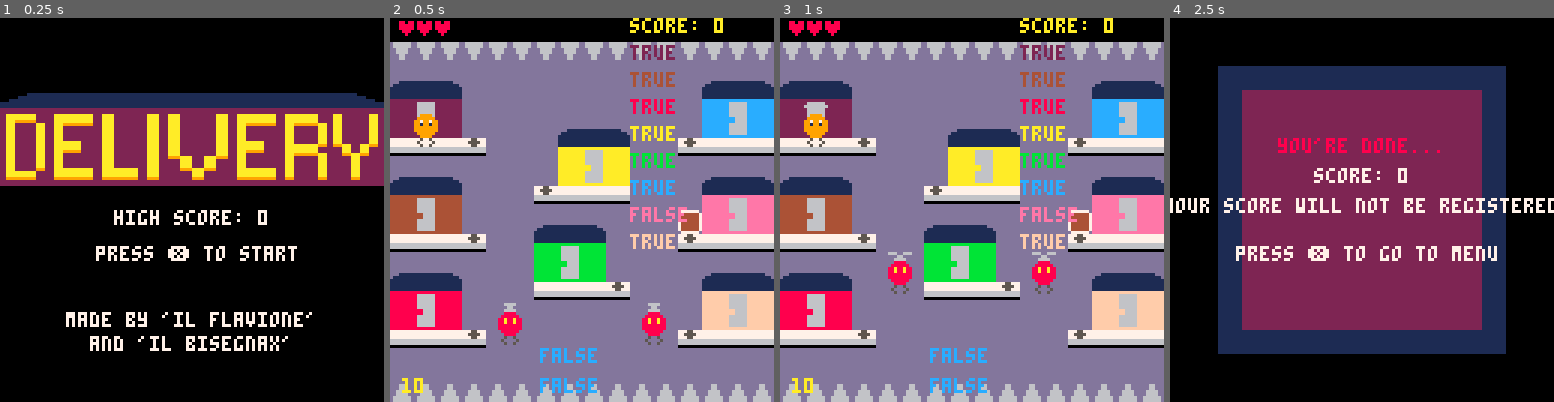
Above: before the commit, frames 1-4 (left to right).
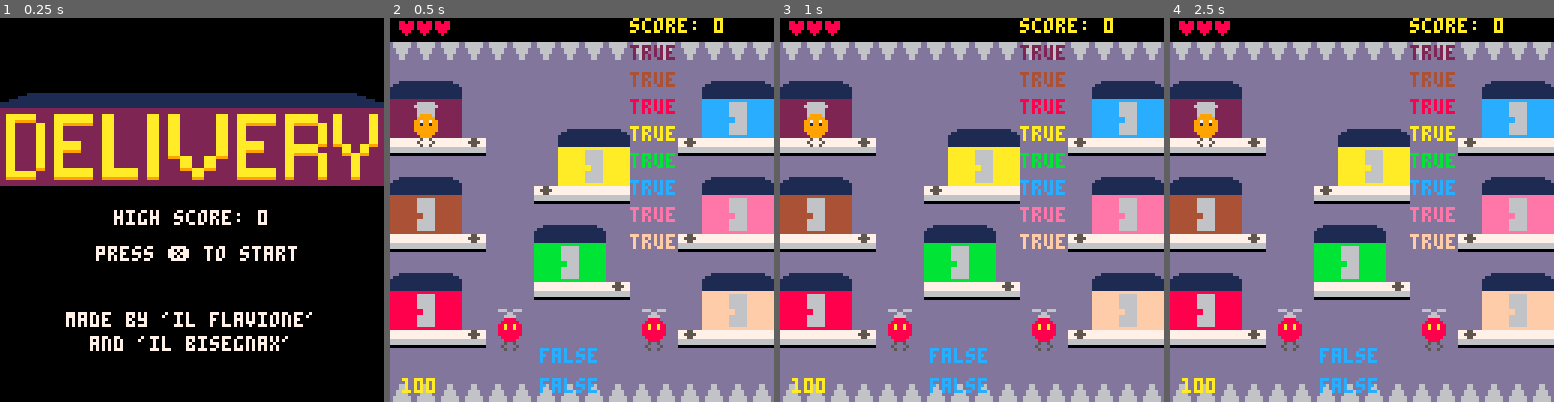
Above: after the commit, the same moments.

Repository: FlavioIero/Delivery
Game: PICO-8 cartridge atari.p8
Two runs of this game, one before a commit and one after it. Both use one fixed random seed, a clock stepped at 60 frames per second and the inputs below.
Inputs:
- Up to frame 1 (0.25 s): no input
- Up to frame 2 (0.5 s): tap X (X key) at 0.33 s
- Up to frame 3 (1 s): no input
- Up to frame 4 (2.5 s): tap X (X key) at 1.07, 1.85 s; hold Right 1.6-2.1 s; hold Up 2.15-2.42 s; hold Right from 2.47 s (still down)

Frame 1 is identical in both runs. In frame 2, 1.3% of the frame differs, in the area x 6-82%, y 22-98%; in frame 3, 2.3%; in frame 4, 92%, in the area x 0-100%, y 0-100%.

Commit message:
added SFXs

Diff:
--- a/atari.p8
+++ b/atari.p8
@@ -11,6 +11,12 @@
 gm = {}
 e = {}
 p = {}
+
+-- change the values down here
+-- in the function reset_var()
+-- game var
+local game_start = 0
+local game_start_frm = 0
 
 -- menu-var
 local show_start = 20
@@ -50,10 +56,9 @@
 end
 
 function update_game()
-	-- debug
-	do
-		--move_boxes()
-	end
+	game_start_frm += 1
+	if game_start_frm < game_start then
+		return end
 	gm:update()
 	for k,v in pairs(e) do
 		v:update()
@@ -83,6 +88,7 @@
 	if btnp(❎) then
 		state = game_states.game
 		reset_var()
+		sfx(4)
 	end
 	menu_frm += 1
 end
@@ -96,6 +102,8 @@
 function draw_game()
 	cls()
 	map(0,0,0,0,16,16)
+	--if game_start_frm < game_start then
+		--return end
 	print("score: "..gm.score,80,0,10)
 	for k,v in pairs(gm.boxes) do
 		if not v.destroy then
@@ -165,6 +173,10 @@
 	add(e,enemy.new(84,100))
 	p = player.new(player_sp)
 
+	-- game var
+ game_start = 110 -- 110 is perfect!
+ game_start_frm = 0
+
 	-- menu-var
  show_start = 20
  not_show_start = 20
@@ -371,7 +383,7 @@
 
 function player:try_hook()
 	for k,v in pairs(gm.boxes) do
-		if collide_rect(self.pos.x,self.pos.y,8,10,v.pos.x,v.pos.y,8,8) then
+		if collide_rect(self.pos.x,self.pos.y,8,10,v.pos.x,v.pos.y,8,8) and not v.destroy then
 			self:hook(v)
 			return
 		end
@@ -384,6 +396,7 @@
 	self.box:hook()
 	local new_pos = vector2.new(self.pos.x,self.pos.y+10)
 	self.box:move(new_pos)
+	sfx(0)
 end
 
 function player:unhook()
@@ -530,6 +543,7 @@
 function box:update()
 	self:update_anim()
 	if self.desp_timer >= desp_time then
+		sfx(3)
 		self:despawn()
 	end
 	if not self.hooked then
@@ -588,7 +602,7 @@
 player_sp = vector2.new(8,32) -- player spawn point
 p_r = 3.5 -- player hb range
 e_r = 3.5 -- enemy hb range
-game_timer = 10
+game_timer = 100
 max_hp = 3
 
 -->8
@@ -625,6 +639,7 @@
 
 function game_mng:box_shipped(b)
 	self.score += ship_score
+	sfx(1)
 end
 
 function game_mng:update()
@@ -632,6 +647,8 @@
 	-- del boxes
 	for k,v in pairs(self.boxes) do
 		if v.destroy then
+			if not v.hooked then
+				self:box_despawned() end
 			self.houses[v.start_col_i]:free()
 			del(self.boxes,v)
 		end
@@ -670,10 +687,12 @@
 	until t ~= house_idx
 	local b = self.houses[house_idx]:spawn(t)
 	add(self.boxes,b)
+	sfx(6)
 end
 
 p_hit_spikes = false
 function game_mng:player_hit_spikes()
+	--sfx(2)
 	-- handle game state
 	self:bad_game_over()
 	-- debug
@@ -687,7 +706,22 @@
 
 	if p.hooked then
 		if self:remove_hp(1) <= 0 then
-			self:bad_game_over() end
+			self:bad_game_over()
+		else
+			sfx(2)
+		end
+	else
+		sfx(2)
+	end
+end
+
+function game_mng:box_despawned()
+	--sfx(3)
+	--sfx(2)
+	if self:remove_hp(1) <= 0 then
+		self:bad_game_over()
+	else
+		sfx(3)
 	end
 end
 
@@ -706,6 +740,7 @@
 	self:update_score()
 	self.bad_ending = false
 	state = game_states.game_over
+	sfx(5)
 end
 
 function game_mng:update_score()
@@ -721,6 +756,7 @@
 function game_mng:bad_game_over()
 	self.bad_ending = true
 	state = game_states.game_over
+	sfx(5)
 end
 __gfx__
 0000000000000000dddddddd00999900000000000000000000500500ddddddddd666666d777777770088880077755777dddddddddddddddddddddddd00000000
